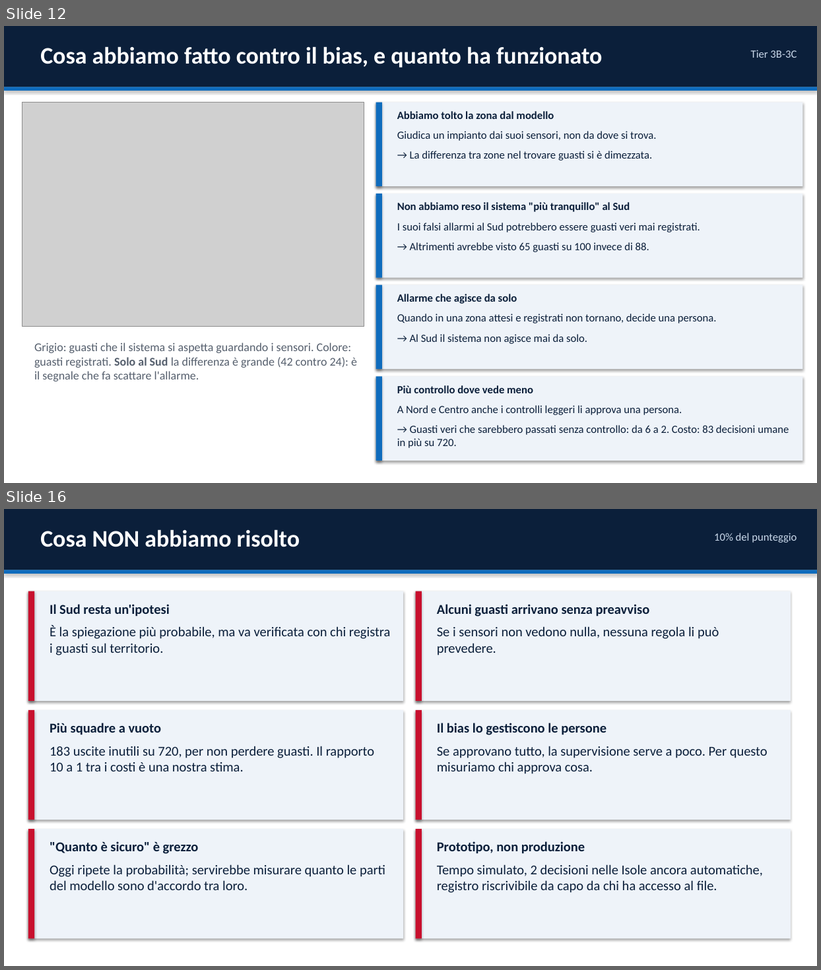
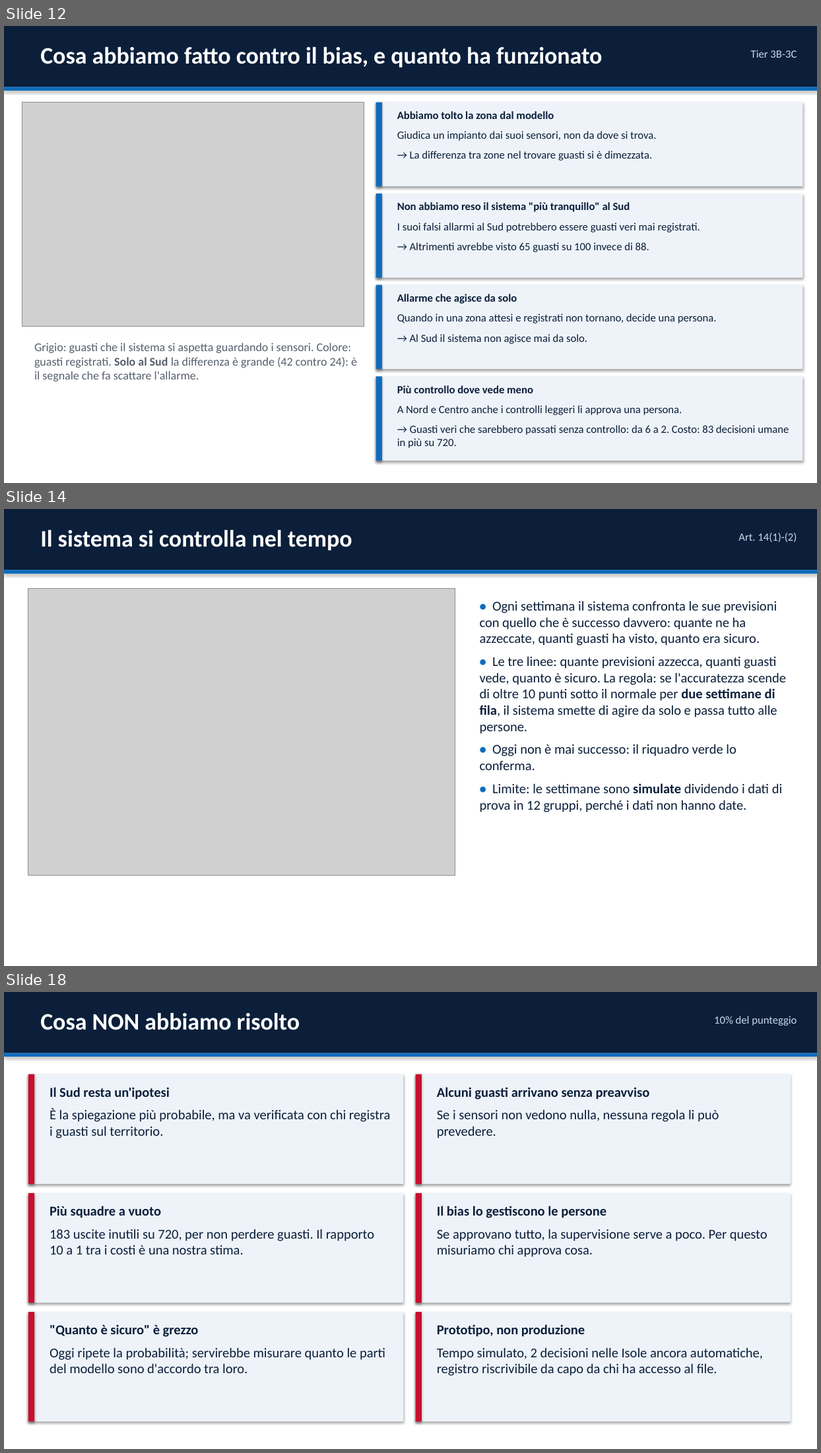
Before and after one commit to GuidoMerliniEnel/ai-act-hackaton, a slide deck: consegna/EnerGuard_Presentazione.pptx. Shown one above the other, each under a label of ours: slides 12 and 16 before the commit, slides 12, 14 and 18 after it; the slides between them are not shown. The pictures are 821x970 and 821x1453 pixels, drawn with LibreOffice and Linux fonts; fonts in the diff are those of the drawing; grey boxes stand for pictures. Boxes give left, top, right and bottom in pixels: in the first picture for what was removed or moved away, otherwise in the second. Text is boxed around its words. In the diff, an @@ line names an element or a change of style, - is before the commit and + after.

Commit message:
docs(consegna): explain simulated operators and outcomes in slides

```diff
--- a/consegna/EnerGuard_Presentazione.pptx
+++ b/consegna/EnerGuard_Presentazione.pptx
@@ slide 14 added at (x1=4, y1=509, x2=817, y2=966), background #FFFFFF @@
@@ rectangle added at (x1=4, y1=509, x2=817, y2=570), fill #0B1F3A @@
@@ text added at (x1=40, y1=529, x2=352, y2=551), 28 pt, text #FFFFFF, bold @@
+Il sistema si controlla nel tempo
@@ text added at (x1=739, y1=533, x2=797, y2=542), 13 pt, text #C9D8EA @@
+Art. 14(1)-(2)
@@ rectangle added at (x1=4, y1=570, x2=817, y2=574), fill #0F6CBD @@
@@ picture added at (x1=28, y1=588, x2=455, y2=875) @@
@@ text added at (x1=480, y1=601, x2=787, y2=813), 16 pt, text #0B1F3A @@
+• Ogni settimana il sistema confronta le sue previsioni con quello che è successo davvero: quante ne ha azzeccate, quanti guasti ha visto, quanto era sicuro.
+• Le tre linee: quante previsioni azzecca, quanti guasti vede, quanto è sicuro. La regola: se l'accuratezza scende di oltre 10 punti sotto il normale per due settimane di fila, il sistema smette di agire da solo e passa tutto alle persone.
+• Oggi non è mai successo: il riquadro verde lo conferma.
+• Limite: le settimane sono simulate dividendo i dati di prova in 12 gruppi, perché i dati non hanno date.
@@ what was slide 16 is now slide 18 @@
```
Also in this commit, not shown: 3 slides changed, 2 other slides added, 1 slide removed, 1 other file.
